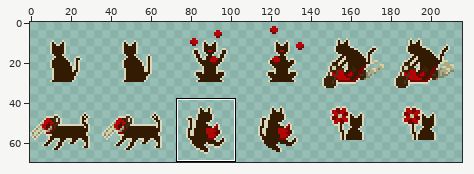
File history of a sprite sheet, Assets/2. - PixelArt/Gato-Sheet.png. Above: a wide view before the commit, with the close-up outlined.
Close-up. Old version:
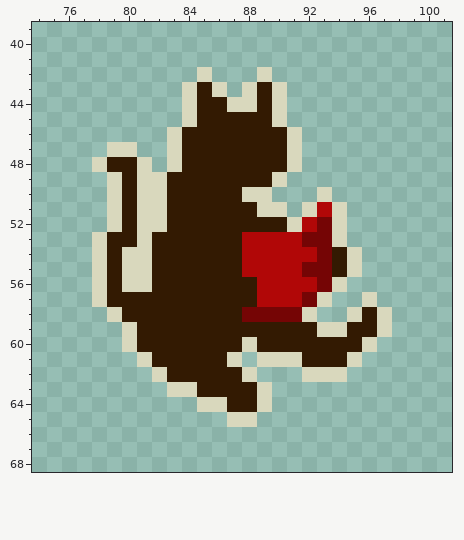
The file is 216x72 pixels. Shown: x 74..101, y 39..68. The wide view leaves out empty margins.
Once edited:
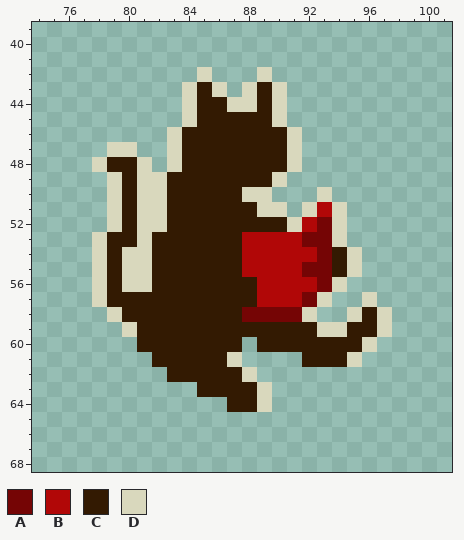
Palette (. is transparent): A #750505  B #b10707  C #331a02  D #d9d8bd
Changes in this commit:
Colour D is gone in row 60 at x 80 and 88; in row 61 at x 81 and 89 to 91; in row 62 at x 82 and 92 to 94; in row 63 at x 83 to 84; in row 64 at x 85 to 86; in row 65 at x 87 to 88.
Boxes around the changes in both close-ups, in picture pixels (x1, y1, x2, y2):
erased: (122, 337, 347, 427)
